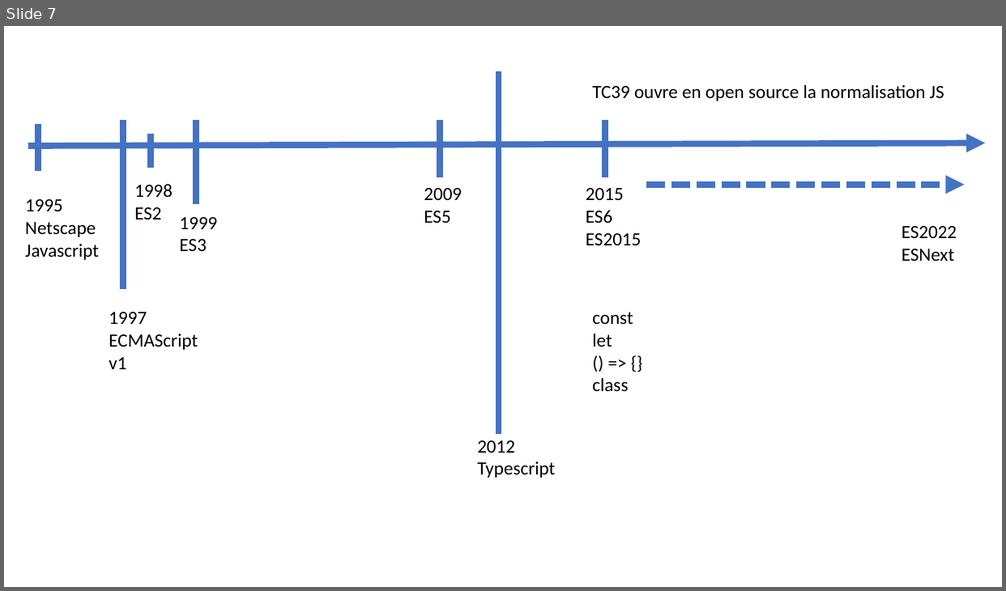
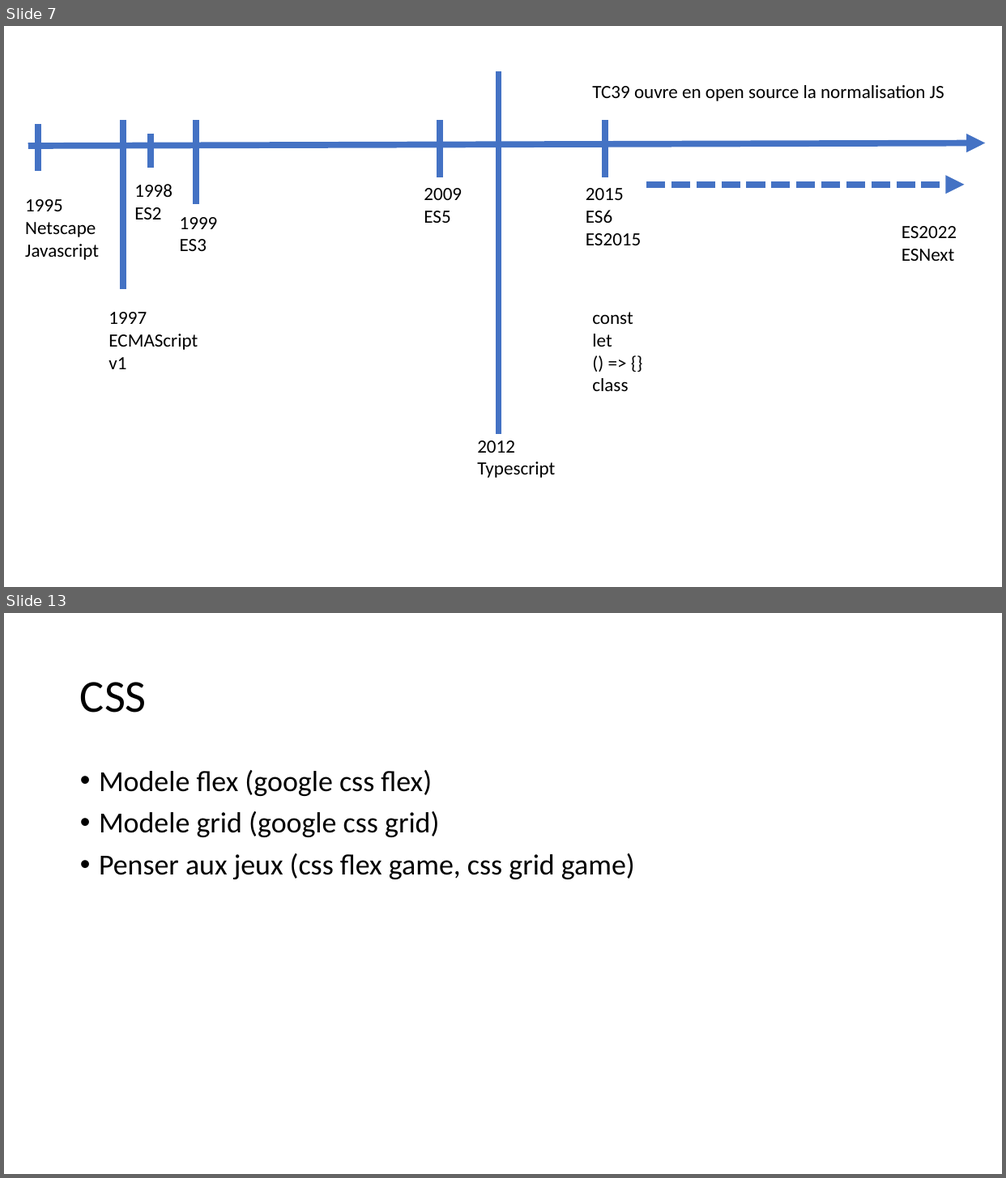
Before and after one commit to jlg-formation/tsr-mai-2022, a slide deck: notes.pptx. Shown one above the other, each under a label of ours: slide 7 before the commit, slides 7 and 13 after it; the slides between them are not shown. The pictures are 1006x591 and 1006x1178 pixels, drawn with LibreOffice and Linux fonts; fonts in the diff are those of the drawing. Boxes give left, top, right and bottom in pixels: in the first picture for what was removed or moved away, otherwise in the second. Text is boxed around its words. In the diff, an @@ line names an element or a change of style, - is before the commit and + after.

```diff
--- a/notes.pptx
+++ b/notes.pptx
@@ slide 13 added at bbox=[4, 613, 1002, 1174], background #FFFFFF @@
@@ title added at bbox=[80, 682, 147, 713], 44 pt, text #000000 @@
+CSS
@@ text added at bbox=[99, 770, 635, 879], 28 pt, text #000000 @@
+• Modele flex (google css flex)
+• Modele grid (google css grid)
+• Penser aux jeux (css flex game, css grid game)
```
Also in this commit, not shown: 1 slide changed, 9 other slides added.
